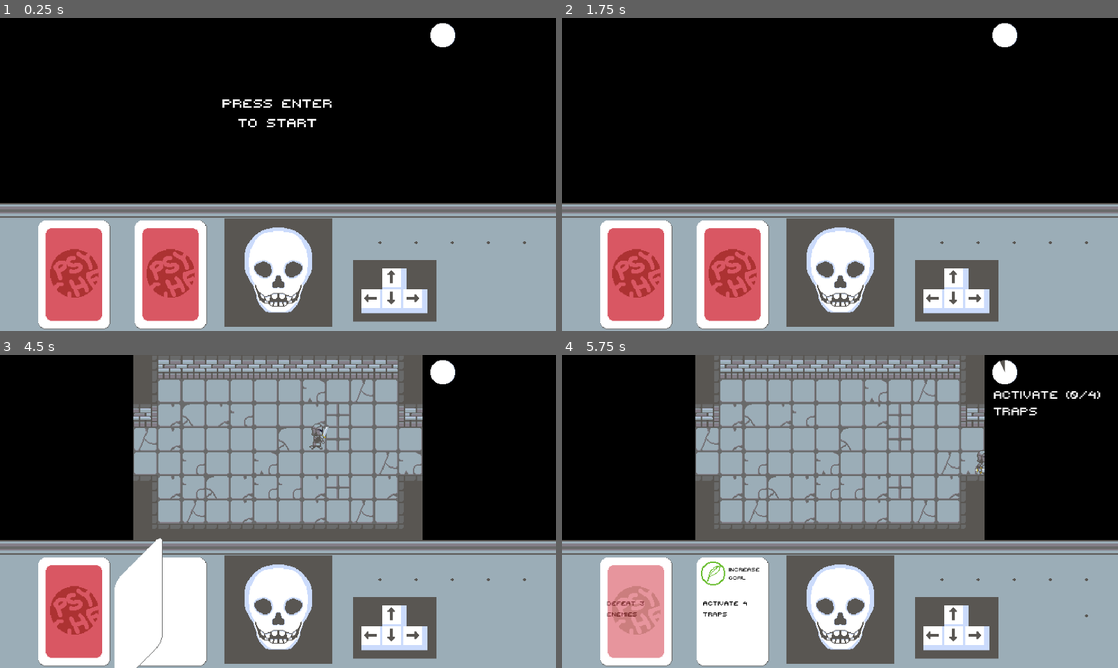
Above: before the commit, frames 1-4 (two rows, left to right).
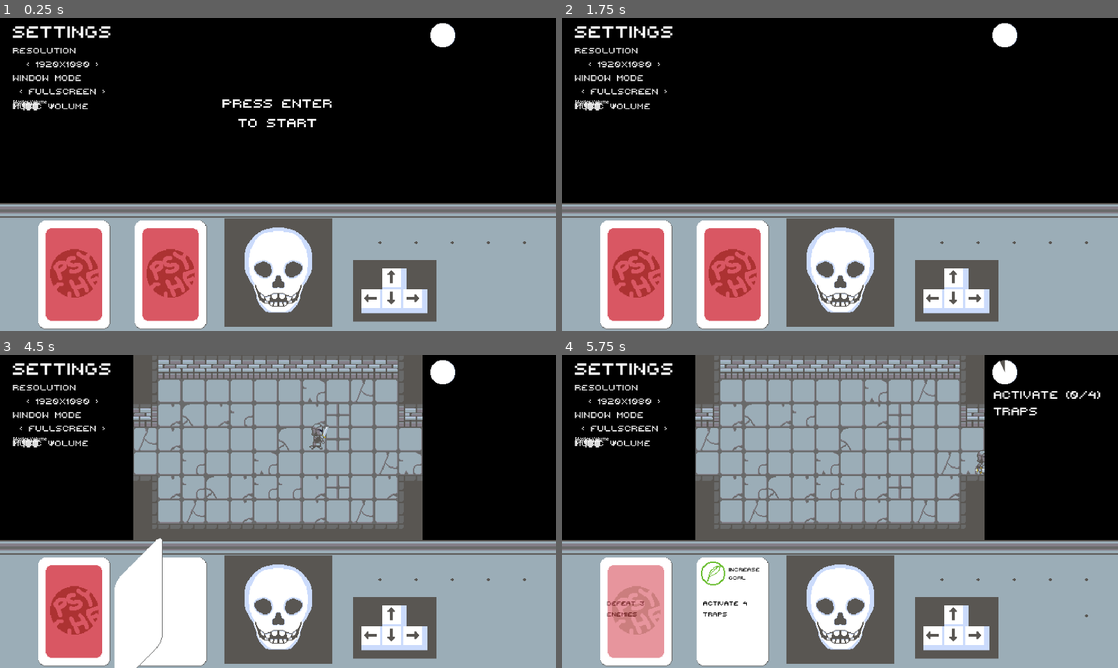
Above: after the commit, the same moments.

Repository: GoldenAppler-eng/Psyches-Dungeon
Game: Godot game, scene res://scenes/world.tscn
Same seed, same stepped clock (60 frames per second), same inputs: the game is played once before the commit and once after it. Sound files missing from this copy of the repository are replaced by a short silence.
Inputs (mouse positions are in pixels of both pictures, inside the frame that each line leads up to):
- Up to frame 1 (0.25 s): no input
- Up to frame 2 (1.75 s): click (595, 105) at 0.5 s, where only the run after the commit has a clickable "< 100 >"; click (612, 105) at 1.25 s, where only the run after the commit has a clickable "MUSIC Volume"
- Up to frame 3 (4.5 s): click (61, 386) at 2 s, where only the run after the commit has a clickable "Resolution"; click (61, 401) at 2.75 s, where only the run after the commit has a clickable "< 1920x1080 >"; click (61, 414) at 3.5 s, where only the run after the commit has a clickable "Window MODE"; tap Enter (start) at 4.25 s; move the mouse to (400, 495) at 4.27 s; hold Right (move_right) from 4.28 s (still down); hold Space (attack) from 4.28 s (still down); click (400, 495) at 4.42 s
- Up to frame 4 (5.75 s): move the mouse to (728, 527) at 5.02 s; release Right (move_right) at 5.03 s; release Space (attack) at 5.03 s; hold Down (move_down) from 5.03 s (still down); tap E (open_chest) at 5.1 s

The runs differ from the first frame. In frame 1, 1.0% of the frame differs, in the area x 2-20%, y 2-30%; in frame 2, 1.0%; in frame 3, 1.0%; in frame 4, 1.0%.
Error before the commit: Invalid access to property or key 'pressed' on a base object of type 'Nil'. (res://scripts/menu/volume_controller.gd:11)
Error after the commit: Invalid access to property or key 'pressed' on a base object of type 'null instance'. (res://scripts/menu/volume_controller.gd:12)

Commit message:
Changed select buttons to labels, Added SwitchButton node

Diff:
--- /dev/null
+++ b/prefabs/UI/switch_button.tscn
@@ -0,0 +1,24 @@
+[gd_scene load_steps=2 format=3 uid="uid://dd1tbvndv8i1u"]
+
+[ext_resource type="Script" uid="uid://b1at1gino5a2x" path="res://scripts/menu/switch_button.gd" id="1_hi3ma"]
+
+[node name="SwitchButton" type="Control"]
+layout_mode = 3
+anchors_preset = 0
+script = ExtResource("1_hi3ma")
+
+[node name="HBoxContainer" type="HBoxContainer" parent="."]
+layout_mode = 0
+offset_right = 40.0
+offset_bottom = 40.0
+
+[node name="LeftArrowLabel" type="Label" parent="HBoxContainer"]
+layout_mode = 2
+text = "<"
+
+[node name="Button" type="Button" parent="HBoxContainer"]
+layout_mode = 2
+
+[node name="RightArrowLabel" type="Label" parent="HBoxContainer"]
+layout_mode = 2
+text = ">"
--- a/project.godot
+++ b/project.godot
@@ -10,7 +10,7 @@
 
 [application]
 
-config/name="Major Jam 7"
+config/name="Psyche's Dungeon"
 run/main_scene="res://scenes/world.tscn"
 config/features=PackedStringArray("4.4", "Forward Plus")
 config/icon="res://icon.svg"
--- a/scenes/world.tscn
+++ b/scenes/world.tscn
@@ -130,7 +130,6 @@
 initial_menu = NodePath("start_menu")
 
 [node name="settings_ui" type="Control" parent="GUI/UI"]
-visible = false
 z_index = 30
 layout_mode = 1
 anchors_preset = 15
@@ -164,7 +163,7 @@
 [node name="resolution_button" type="Button" parent="GUI/UI/settings_ui/MarginContainer/container"]
 unique_name_in_owner = true
 layout_mode = 2
-focus_neighbor_top = NodePath("../sfx_volume_button")
+focus_neighbor_top = NodePath("../sfx_volume_controller/volume_button")
 focus_neighbor_bottom = NodePath("../window_mode_button")
 theme = ExtResource("17_whvfw")
 button_mask = 0
@@ -183,7 +182,7 @@
 unique_name_in_owner = true
 layout_mode = 2
 focus_neighbor_top = NodePath("../resolution_button")
-focus_neighbor_bottom = NodePath("../master_volume_controller/master_volume_button")
+focus_neighbor_bottom = NodePath("../master_volume_controller/volume_label")
 theme = ExtResource("17_whvfw")
 button_mask = 0
 text = "Window MODE"
@@ -197,64 +196,76 @@
 button_mask = 0
 text = "< WINDOWED  >"
 
-[node name="music_volume_button" type="Button" parent="GUI/UI/settings_ui/MarginContainer/container"]
-unique_name_in_owner = true
-layout_mode = 2
-focus_neighbor_top = NodePath("../master_volume_controller/master_volume_button")
-focus_neighbor_bottom = NodePath("../sfx_volume_button")
+[node name="master_volume_controller" type="Control" parent="GUI/UI/settings_ui/MarginContainer/container" node_paths=PackedStringArray("control_button")]
+layout_mode = 2
+script = ExtResource("19_ctatt")
+control_button = NodePath("volume_selector")
+bus_name = "Master"
+
+[node name="volume_label" type="Label" parent="GUI/UI/settings_ui/MarginContainer/container/master_volume_controller"]
+layout_mode = 2
+offset_right = 301.0
+offset_bottom = 43.0
+focus_neighbor_top = NodePath("../../window_mode_button")
+focus_neighbor_bottom = NodePath("../../music_volume_controller/volume_button")
+theme = ExtResource("17_whvfw")
+text = "Master Volume"
+
+[node name="volume_selector" type="Button" parent="GUI/UI/settings_ui/MarginContainer/container/master_volume_controller"]
+layout_mode = 2
+offset_right = 141.0
+offset_bottom = 43.0
+focus_neighbor_top = NodePath("../volume_label")
+theme = ExtResource("17_whvfw")
+button_mask = 0
+text = "< 100  >"
+
+[node name="music_volume_controller" type="Control" parent="GUI/UI/settings_ui/MarginContainer/container" node_paths=PackedStringArray("control_button")]
+layout_mode = 2
+script = ExtResource("19_ctatt")
+control_button = NodePath("")
+bus_name = "Sfx"
+
+[node name="volume_button" type="Button" parent="GUI/UI/settings_ui/MarginContainer/container/music_volume_controller"]
+layout_mode = 2
+offset_right = 262.0
+offset_bottom = 43.0
+focus_neighbor_top = NodePath("../../master_volume_controller/volume_label")
+focus_neighbor_bottom = NodePath("../../sfx_volume_controller/volume_button")
 theme = ExtResource("17_whvfw")
 button_mask = 0
 text = "MUSIC Volume"
 alignment = 0
 
-[node name="music_volume_selector" type="Button" parent="GUI/UI/settings_ui/MarginContainer/container"]
-unique_name_in_owner = true
-layout_mode = 2
-focus_neighbor_top = NodePath("../music_volume_button")
+[node name="volume_selector" type="Button" parent="GUI/UI/settings_ui/MarginContainer/container/music_volume_controller"]
+layout_mode = 2
+offset_right = 141.0
+offset_bottom = 43.0
+focus_neighbor_top = NodePath("../volume_button")
 theme = ExtResource("17_whvfw")
 button_mask = 0
 text = "< 100  >"
 
-[node name="sfx_volume_button" type="Button" parent="GUI/UI/settings_ui/MarginContainer/container"]
-unique_name_in_owner = true
-layout_mode = 2
-focus_neighbor_top = NodePath("../music_volume_button")
-focus_neighbor_bottom = NodePath("../resolution_button")
-theme = ExtResource("17_whvfw")
-button_mask = 0
+[node name="sfx_volume_controller" type="Control" parent="GUI/UI/settings_ui/MarginContainer/container" node_paths=PackedStringArray("control_button")]
+layout_mode = 2
+script = ExtResource("19_ctatt")
+control_button = NodePath("volume_selector")
+bus_name = "Sfx"
+
+[node name="volume_button" type="Label" parent="GUI/UI/settings_ui/MarginContainer/container/sfx_volume_controller"]
+layout_mode = 2
+offset_right = 230.0
+offset_bottom = 43.0
+focus_neighbor_top = NodePath("../../music_volume_controller/volume_button")
+focus_neighbor_bottom = NodePath("../../resolution_button")
+theme = ExtResource("17_whvfw")
 text = "Sfx Volume"
-alignment = 0
-
-[node name="sfx_volume_selector" type="Button" parent="GUI/UI/settings_ui/MarginContainer/container"]
-unique_name_in_owner = true
-layout_mode = 2
-focus_neighbor_top = NodePath("../sfx_volume_button")
-theme = ExtResource("17_whvfw")
-button_mask = 0
-text = "< 100  >"
-
-[node name="master_volume_controller" type="Control" parent="GUI/UI/settings_ui/MarginContainer/container"]
-layout_mode = 2
-script = ExtResource("19_ctatt")
-
-[node name="master_volume_button" type="Button" parent="GUI/UI/settings_ui/MarginContainer/container/master_volume_controller"]
-unique_name_in_owner = true
-layout_mode = 2
-offset_right = 301.0
-offset_bottom = 43.0
-focus_neighbor_top = NodePath("../../window_mode_button")
-focus_neighbor_bottom = NodePath("../../music_volume_button")
-theme = ExtResource("17_whvfw")
-button_mask = 0
-text = "Master Volume"
-alignment = 0
-
-[node name="master_volume_selector" type="Button" parent="GUI/UI/settings_ui/MarginContainer/container/master_volume_controller"]
-unique_name_in_owner = true
+
+[node name="volume_selector" type="Button" parent="GUI/UI/settings_ui/MarginContainer/container/sfx_volume_controller"]
 layout_mode = 2
 offset_right = 141.0
 offset_bottom = 43.0
-focus_neighbor_top = NodePath("../master_volume_button")
+focus_neighbor_top = NodePath("../volume_button")
 theme = ExtResource("17_whvfw")
 button_mask = 0
 text = "< 100  >"
@@ -449,13 +460,4 @@
 [connection signal="pressed" from="GUI/UI/settings_ui/MarginContainer/container/resolution_selector" to="GUI/UI/settings_ui" method="_on_resolution_selector_pressed"]
 [connection signal="pressed" from="GUI/UI/settings_ui/MarginContainer/container/window_mode_button" to="GUI/UI/settings_ui" method="_on_window_mode_button_pressed"]
 [connection signal="pressed" from="GUI/UI/settings_ui/MarginContainer/container/window_mode_selector" to="GUI/UI/settings_ui" method="_on_window_mode_selector_pressed"]
-[connection signal="pressed" from="GUI/UI/settings_ui/MarginContainer/container/music_volume_button" to="GUI/UI/settings_ui" method="_on_music_volume_button_pressed"]
-[connection signal="focus_exited" from="GUI/UI/settings_ui/MarginContainer/container/music_volume_selector" to="GUI/UI/settings_ui" method="_on_music_volume_selector_focus_exited"]
-[connection signal="pressed" from="GUI/UI/settings_ui/MarginContainer/container/music_volume_selector" to="GUI/UI/settings_ui" method="_on_music_volume_selector_pressed"]
-[connection signal="pressed" from="GUI/UI/settings_ui/MarginContainer/container/sfx_volume_button" to="GUI/UI/settings_ui" method="_on_sfx_volume_button_pressed"]
-[connection signal="focus_exited" from="GUI/UI/settings_ui/MarginContainer/container/sfx_volume_selector" to="GUI/UI/settings_ui" method="_on_sfx_volume_selector_focus_exited"]
-[connection signal="pressed" from="GUI/UI/settings_ui/MarginContainer/container/sfx_volume_selector" to="GUI/UI/settings_ui" method="_on_sfx_volume_selector_pressed"]
-[connection signal="pressed" from="GUI/UI/settings_ui/MarginContainer/container/master_volume_controller/master_volume_button" to="GUI/UI/settings_ui" method="_on_master_volume_button_pressed"]
-[connection signal="focus_exited" from="GUI/UI/settings_ui/MarginContainer/container/master_volume_controller/master_volume_selector" to="GUI/UI/settings_ui" method="_on_master_volume_selector_focus_exited"]
-[connection signal="pressed" from="GUI/UI/settings_ui/MarginContainer/container/master_volume_controller/master_volume_selector" to="GUI/UI/settings_ui" method="_on_master_volume_selector_pressed"]
 [connection signal="timeout" from="GUI/UI/start_menu/MarginContainer/StartBlinkTimer" to="GUI/UI/start_menu" method="_on_start_blink_timer_timeout"]
--- /dev/null
+++ b/scripts/menu/switch_button.gd
@@ -0,0 +1,36 @@
+class_name SwitchButton
+extends Control
+
+signal button_switched(value : int)
+
+@export var button_text : String
+
+@onready var button: Button = $HBoxContainer/Button
+
+func _ready() -> void:
+	button.text = button_text
+
+	focus_entered.connect(_on_focus_entered)
+	_set_button_focus_neighbours()
+
+func _process(delta: float) -> void:
+	if Input.is_action_just_pressed("option_left"):
+		button_switched.emit(-1)
+	elif Input.is_action_just_pressed("option_right"):
+		button_switched.emit(1)
+
+func set_button_text(text : String) -> void:
+	button_text = text
+	button.text = button_text
+
+func _set_button_focus_neighbours() -> void:
+	button.focus_neighbor_bottom = focus_neighbor_bottom
+	button.focus_neighbor_top = focus_neighbor_top
+	button.focus_neighbor_left = focus_neighbor_left
+	button.focus_neighbor_right = focus_neighbor_right
+
+	button.focus_next = focus_next
+	button.focus_previous = focus_previous
+
+func _on_focus_entered() -> void:
+	button.grab_focus()
--- a/scripts/menu/volume_controller.gd
+++ b/scripts/menu/volume_controller.gd
@@ -1,6 +1,5 @@
 extends Control
 
-@export var select_button : Button
 @export var control_button : Button
 
 @export_enum("Master", "Music", "Sfx") var bus_name : String
@@ -8,10 +7,11 @@
 var volume_value : int = 100
 
 func _ready() -> void:
-	select_button.pressed.connect(_on_volume_select_button_pressed)
-	select_button.pressed.connect(_on_volume_control_button_pressed)
+	focus_entered.connect(_on_focus_entered)
 
-func _on_volume_select_button_pressed() -> void:
+	control_button.pressed.connect(_on_volume_control_button_pressed)
+
+func _on_focus_entered() -> void:
 	control_button.grab_focus()
 
 func _on_volume_control_button_pressed() -> void:
Not shown, added: scripts/menu/switch_button.gd.uid
